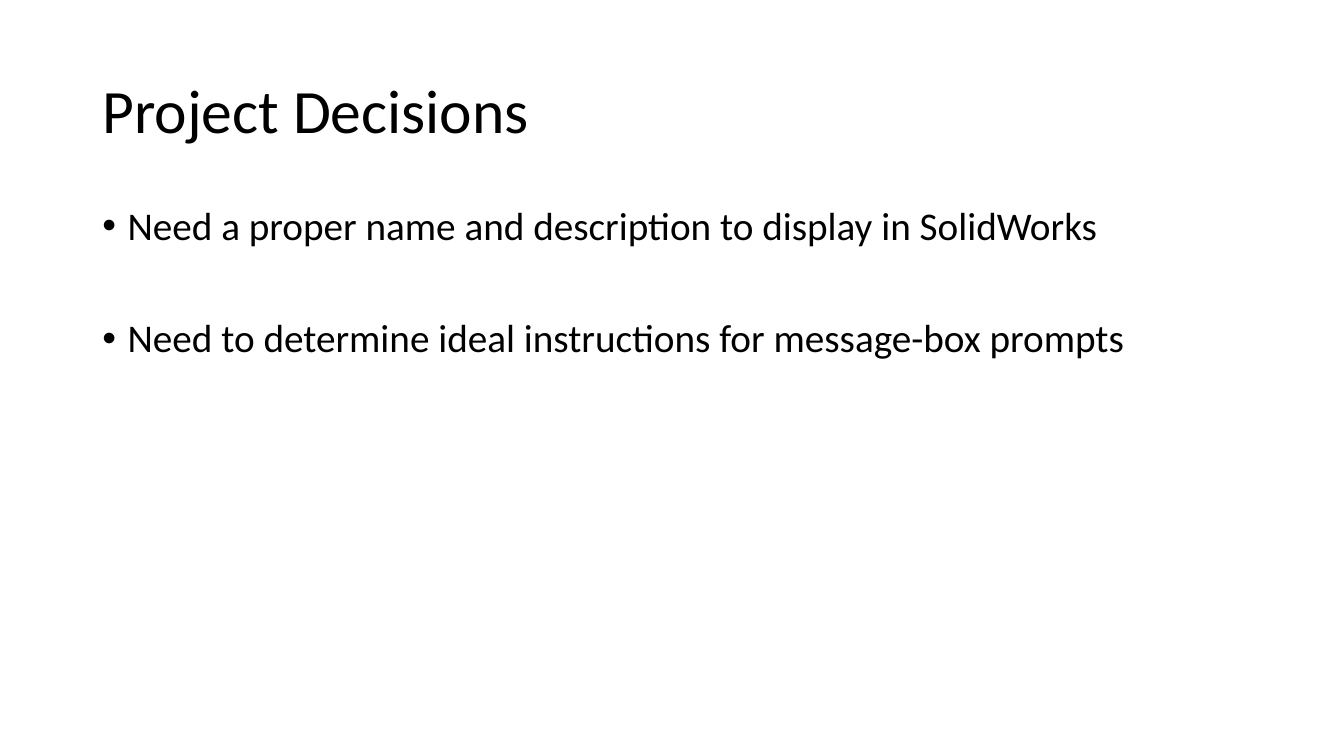
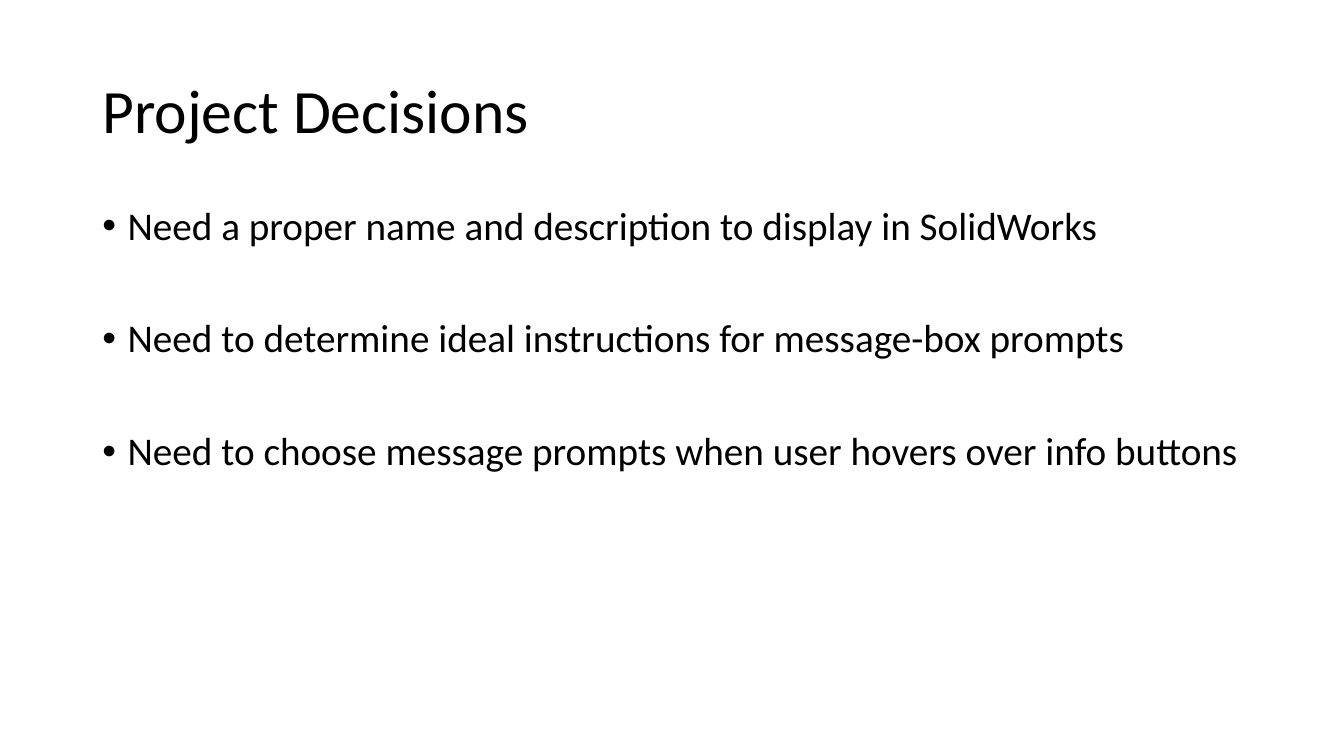
Before and after one commit to amarellapudi/Solidworks-DFM-PlugIn, a slide deck: slide 8 of Weekly Updates/Week5.pptx (slide 7 before the commit). Drawn at 1344x756 pixels with LibreOffice and Linux fonts; fonts in the diff are those of the drawing. Boxes give left, top, right and bottom in pixels: in the first picture for what was removed or moved away, otherwise in the second. Text is boxed around its words. In the diff, an @@ line names an element or a change of style, - is before the commit and + after.

```diff
--- a/Weekly Updates/Week5.pptx
+++ b/Weekly Updates/Week5.pptx
@@ text at box(128, 437, 1237, 472): paragraph added @@
+• Need to choose message prompts when user hovers over info buttons
```
Also in this commit, not shown: 3 other slides changed, 4 slides added, 3 slides removed, 5 other files.
